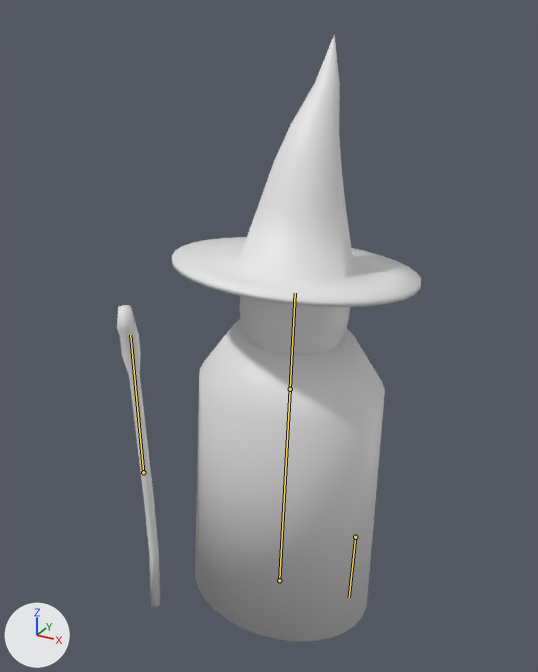
Two versions of the Blender file game/scenes/enemies/wizard.blend, one commit apart.
Before and after are seen from a 50 mm lens placed at (3.87, -7.34, 7.43), pointed at (-0.13, -0.08, 3.79). Lighting does not change. The marker at lower left points along +X, +Y and +Z. Both versions are drawn at frame 1 of the action 'walk-loop'; the numbers are the values there. The bones that bend it are drawn over the model as lines.

Objects in the first picture: 'body', 'hat', 'head', 'main_hand'.
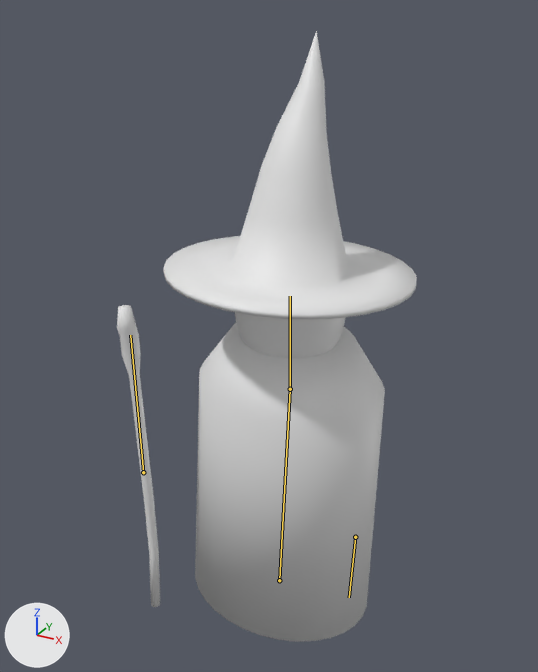
What differs and where, as boxes (x1, y1, x2, y2) in the pictures (538 x 672 px):
'hat', posed
    before: (172, 34, 421, 307)
    after: (164, 31, 417, 319)
'head', posed
    before: (239, 296, 350, 355)
    after: (235, 312, 345, 358)
bone 'Bone.001', root to tip
    before: (290, 389) to (295, 293)
    after: (290, 389) to (290, 296)

The change in detail:
Bone 'Bone.001' (bone_bone_001) turns from (0, 0, 0) to (5, 2, 1) degrees about its own x, y and z.
